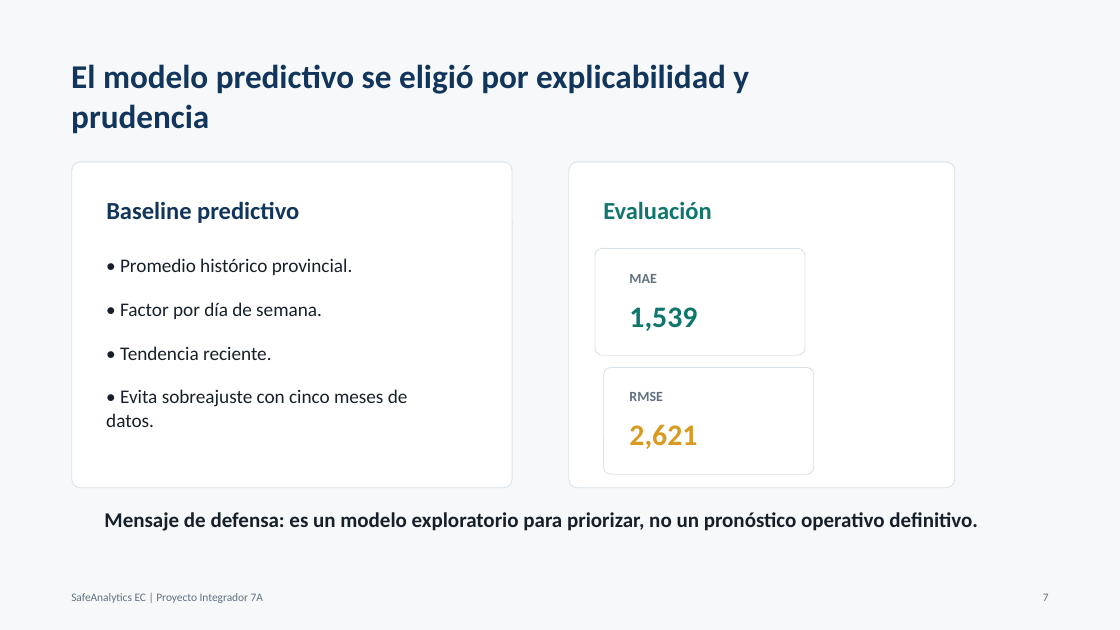
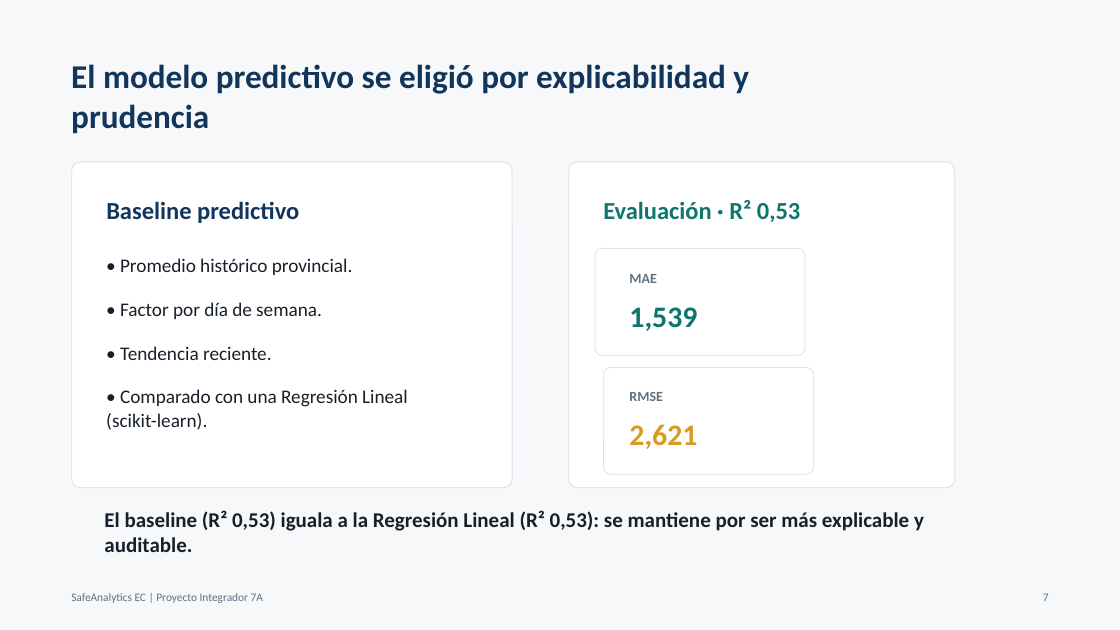
Before and after one commit to Walthergl66/PROYECTO-INTEGRADOR, a slide deck: slide 7 of informe/DEFENSA_SAFEANALYTICS_EC.pptx. Drawn at 1120x630 pixels with LibreOffice and Linux fonts; fonts in the diff are those of the drawing. Boxes give left, top, right and bottom in pixels: in the first picture for what was removed or moved away, otherwise in the second. Text is boxed around its words. In the diff, an @@ line names an element or a change of style, - is before the commit and + after.

Commit message:
Integrar API pública, dispersión/correlación, regresión con R² y actualizar documentación

```diff
--- a/informe/DEFENSA_SAFEANALYTICS_EC.pptx
+++ b/informe/DEFENSA_SAFEANALYTICS_EC.pptx
@@ text at [603, 200, 801, 222]: text changed @@
-Evaluación
+Evaluación · R² 0,53
@@ text at [106, 389, 408, 430]: text changed @@
-• Evita sobreajuste con cinco meses de datos.
+• Comparado con una Regresión Lineal (scikit-learn).
@@ text at [104, 510, 924, 552]: text changed @@
-Mensaje de defensa: es un modelo exploratorio para priorizar, no un pronóstico operativo definitivo.
+El baseline (R² 0,53) iguala a la Regresión Lineal (R² 0,53): se mantiene por ser más explicable y auditable.
```
Also in this commit, not shown: 4 other slides changed, 24 other files.
